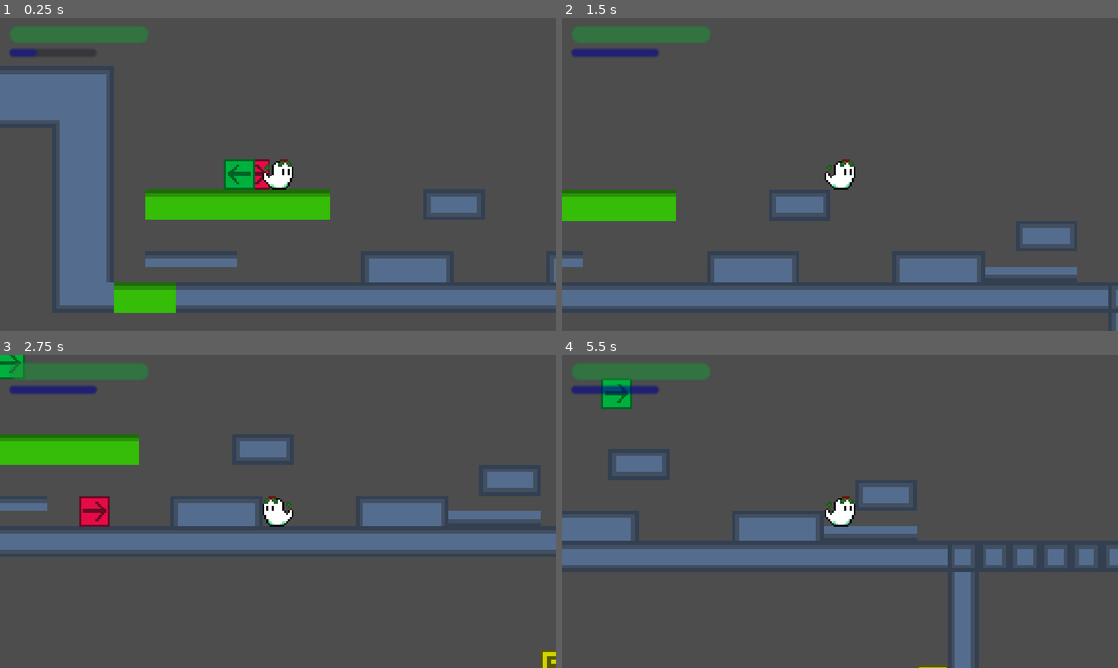
Above: before the commit, frames 1-4 (two rows, left to right).
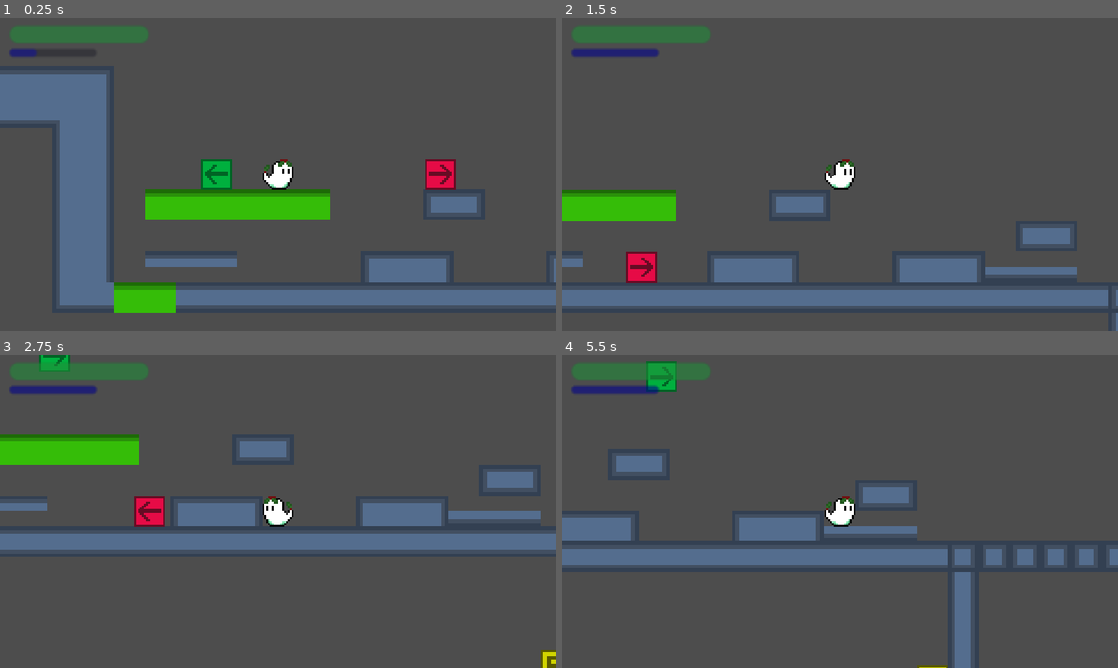
Above: after the commit, the same moments.

Repository: boiledEgg11/mis-tulto-game-project
Game: Godot game, scene res://node_2d.tscn
The game is run twice, just before and just after one commit, with the same random seed, the same clock (stepped at 60 frames per second) and the same inputs.
Inputs (mouse positions are in pixels of both pictures, inside the frame that each line leads up to):
- Up to frame 1 (0.25 s): no input
- Up to frame 2 (1.5 s): tap Enter (ability) at 0.5 s; move the mouse to (962, 158) at 0.52 s; hold Enter (ability) 0.53-1.28 s; hold Right (right) from 0.53 s (still down); click (962, 158) at 0.67 s; tap Up (up) at 0.77, 1.07 s; tap I (i) at 0.8, 1.35 s; move the mouse to (728, 190) at 1.27 s
- Up to frame 3 (2.75 s): tap Up (up) at 1.52, 1.82 s; tap J (j) at 1.55, 2.1 s; move the mouse to (333, 442) at 2.02 s; release Right (right) at 2.03 s; hold Left (left) from 2.03 s (still down); tap L (l) at 2.3 s
- Up to frame 4 (5.5 s): move the mouse to (812, 574) at 2.77 s; release Left (left) at 2.78 s; hold Right (right) 2.78-4.28 s; tap L (l) at 2.85 s; click (812, 574) at 2.92 s; tap Up (up) at 3.02, 3.32, 3.77, 3.8, 4.07, 4.35, 4.52, 4.82 s; tap Space (space) at 3.05 s; move the mouse to (1006, 558) at 3.52 s; hold Space (space) 3.53-4.28 s; move the mouse to (673, 464) at 4.27 s; hold Left (left) 4.28-5.03 s; tap Enter (ability) at 4.55 s; move the mouse to (867, 511) at 5.02 s; hold Right (right) from 5.03 s (still down); hold Enter (ability) from 5.03 s (still down); click (867, 511) at 5.17 s; tap I (i) at 5.3 s

The runs differ from the first frame. In frame 1, 1.6% of the frame differs, in the area x 36-82%, y 45-55%; in frame 2, 0.6%; in frame 3, 1.7%, in the area x 0-30%, y 0-55%; in frame 4, 1.1%.

Commit message:
Added another enemy that is planned to test breaking tiles; can charge to attack. Also tweaked the standered possess movment to be consistent due to being faster upon not pressing any movment keys.

Diff:
--- a/codes/character_body_2d.gd
+++ b/codes/character_body_2d.gd
@@ -18,6 +18,10 @@
 var SAVABLE = false
 var OVERLAPPING_BODIES
 var SAVE_THINGS
+var location
+var DASH_LOCK = false
+var MOVE_LOCK = false
+var ABILITY_LOCK = false
 func _ready() -> void:
 	OVERLAPPING_BODIES = $CrouchExitTestArea.get_overlapping_bodies()
 	$CrouchTestArea/CollisionShape2D.shape.size = Vector2(15.5, 15.5)
@@ -58,6 +62,17 @@
 					velocity.y = STATUS.jump * -4
 				else:
 					velocity.y = STATUS.jump * 1.5
+		"EXPLOSIVE":
+			ABILITY_LOCK = true
+			$ExtraAttack/CollisionShape2D.disabled = false
+			if $Sprite2D.flip_h:
+				$ExtraAttack/CollisionShape2D.position = Vector2(-10, 0)
+			if not $Sprite2D.flip_h:
+				$ExtraAttack/CollisionShape2D.position = Vector2(10, 0)
+			await get_tree().create_timer(0.5).timeout
+			$ExtraAttack/CollisionShape2D.disabled = true
+			$ExtraAttack/CollisionShape2D.position = Vector2(0, 0)
+			ABILITY_LOCK = false
 	if ability != "None":
 		$DashRecover.value = 0
 func _save():
@@ -118,6 +133,49 @@
 					velocity.x = move_toward(velocity.x, 0, STATUS.slide)
 					direction = 0
 				$Sprite2D.texture = load(Autoloads.POSSESS_SPRITE)
+			"EXPLOSIVE":
+				if not is_on_floor():
+					STATUS.slide = 2
+					STATUS.damage_multiplier = -1.2
+				else:
+					STATUS.slide = 30
+					STATUS.damage_multiplier = -1
+				if not is_on_floor():
+					if Input.is_action_pressed("down"):
+						velocity += get_gravity() * delta * 2.5
+					else:
+						velocity += get_gravity() * delta * 1.5
+				if not Input.is_action_pressed("space"):
+					$DashRecover.value = 0
+					DASH_LOCK = true
+					MOVE_LOCK = false
+				else:
+					velocity.x = move_toward(velocity.x, 0, STATUS.slide)
+					if $DashRecover.value == 60:
+						_ability_use(Autoloads.POSSESS_ABILITY)
+					DASH_LOCK = false
+					MOVE_LOCK = true
+				direction = Input.get_axis("left", "right")
+				if not MOVE_LOCK or not ABILITY_LOCK:
+					if direction > 0:
+						$Sprite2D.flip_h = false
+					if direction < 0:
+						$Sprite2D.flip_h = true
+					if is_on_floor():
+						if Input.is_action_just_pressed("up"):
+							velocity.x = 0
+							velocity.y = STATUS.jump
+					if direction and not Input.is_action_pressed("space"):
+						if (velocity.x < (STATUS.speed * -1) and direction == -1) or (velocity.x > STATUS.speed and direction == 1):
+							velocity.x += direction * delta * STATUS.speed / 20
+						else:
+							velocity.x = direction * STATUS.speed
+					else:
+						velocity.x = move_toward(velocity.x, 0, STATUS.slide)
+						direction = 0
+					if ABILITY_LOCK:
+						velocity.x = move_toward(velocity.x, 0, STATUS.slide)
+				$Sprite2D.texture = load(Autoloads.POSSESS_SPRITE)
 			_:
 				direction = Input.get_axis("left", "right")
 				if direction > 0:
@@ -125,7 +183,7 @@
 				if direction < 0:
 					$Sprite2D.flip_h = true
 				if not is_on_floor():
-					STATUS.slide = -10
+					STATUS.slide = 2
 					STATUS.damage_multiplier = -1.2
 				else:
 					STATUS.slide = 30
@@ -137,21 +195,27 @@
 						velocity += get_gravity() * delta * 1.5
 				if is_on_floor():
 					if Input.is_action_just_pressed("up"):
+						velocity.x = 0
 						velocity.y = STATUS.jump
-				if direction:
-					if direction != velocity.x / STATUS.speed and abs(velocity.x) < STATUS.speed* velocity.x:
-						velocity.x = direction * delta / 256
-					else:
-						velocity.x = move_toward(velocity.x, 0, STATUS.slide)
-						velocity.x = STATUS.speed * direction
+				if direction and not Input.is_action_pressed("space"):
+					if (velocity.x < (STATUS.speed * -1) and direction == -1) or (velocity.x > STATUS.speed and direction == 1):
+						velocity.x += direction * delta * STATUS.speed / 20
+					else:
+						velocity.x = direction * STATUS.speed
+				else:
+					velocity.x = move_toward(velocity.x, 0, STATUS.slide)
+					direction = 0
 				$Sprite2D.texture = load(Autoloads.POSSESS_SPRITE)
+
 		if Input.is_action_just_pressed("ability") or Autoloads.POSSESS_AMOUNT > 1:
 			Autoloads.POSSESS_AMOUNT = 0
 			Autoloads.PLAYER_POSSESS_STOP = true
 			Autoloads.PLAYER_POSSESSING = false
+			DASH_LOCK = false
 			STATUS = {"speed": 120, "jump": -400, "damage_multiplier": -1, "slide": 0, "hitbox_x": 15.5, "hitbox_y": 15.5, "air_speed": 100}
 			_health_process(0)
 	if not Autoloads.PLAYER_POSSESSING:
+		DASH_LOCK = false
 		if INVINCIBLE:
 			$DamageCollision/PlayerDamageCollision.shape.size = Vector2(0, 0)
 		if not DASH_MOVE:
@@ -267,7 +331,8 @@
 		$PossessArea/PossessShape.disabled = true
 
 func _dash_recover_process(delta:float) -> void:
-	$DashRecover.value += delta * 1
+	if not DASH_LOCK:
+		$DashRecover.value += delta * 1
 
 func _on_crouch_exit_test_area_body_exited(body) -> void:
 	if body.is_in_group("tile"):
--- /dev/null
+++ b/codes/enemy_test_3.gd
@@ -0,0 +1,73 @@
+extends CharacterBody2D
+var direction = -1
+var health = 1
+var possess_health = 0
+var SLIDE
+var INVINCIBLE = false
+var POSSESSED = false
+var STATUS = {"speed": 85, "jump": -350, "slide": 60, "damage_multiplier": -0.8, "hitbox_y": 15.5, "hitbox_x": 15.5, "air_speed": 100}
+func _ready() -> void:
+	$EnemyArea/CollisionShape2D.disabled = false
+func _physics_process(delta: float) -> void:
+	if possess_health > health and health != 0:
+		possess_health = health
+	move_and_slide()
+	if possess_health > 0:
+		POSSESSED = false
+		velocity.x = direction * STATUS.speed
+		$EnemyArea/CollisionShape2D.disabled = false
+		$Sprite2D.visible = true
+		if not is_on_floor():
+				velocity += get_gravity() * delta * 1.5
+	if possess_health == -1:
+			INVINCIBLE = true
+			POSSESSED = true
+			position.x = Autoloads.PLAYER_POSITION_X
+			position.y = Autoloads.PLAYER_POSITION_Y
+			$EnemyArea/CollisionShape2D.disabled = true
+			$Sprite2D.visible = false
+			if Autoloads.PLAYER_POSSESS_STOP:
+				_possess_stop()
+func _on_left_collision_check_body_entered(body: Node2D) -> void:
+	direction = 1
+	$Sprite2D.flip_h = false
+func _on_right_collision_check_body_entered(body: Node2D) -> void:
+	direction = -1
+	$Sprite2D.flip_h = true
+func _on_enemy_area_area_entered(area) -> void:
+	if not INVINCIBLE:
+		if area.name == "AttackCollision":
+			health -= 1
+		if area.name == "ExtraAttack":
+			health -= 5
+		if area.name == "PossessArea":
+			possess_health -= 1
+func _possess_stop() -> void:
+	Autoloads.PLAYER_POSSESS_STOP = false
+	possess_health = 1
+	velocity.y = -100
+	velocity.x = 0
+	health = 1
+	await get_tree().create_timer(1).timeout
+	INVINCIBLE = false
+func _process(delta: float) -> void:
+	if not Autoloads.PLAYER_POSSESSING and POSSESSED:
+		_possess_stop()
+	if Autoloads.POSSESS_AMOUNT > 1:
+		_possess_stop()
+	if health == 0:
+		queue_free()
+	if Autoloads.POSSESS_AMOUNT > 1:
+		_possess_stop()
+	if health < 0:
+		queue_free()
+	if possess_health == 0:
+		Autoloads.POSSESS_AMOUNT += 1
+		Autoloads.POSSESS_ABILITY = "EXPLOSIVE"
+		Autoloads.POSSESS_ENEMY = "EXPLOSIVE_ENEMY"
+		Autoloads.POSSESS_STATUS = STATUS
+		possess_health = -1
+		Autoloads.POSSESS_SPRITE = "res://assets/placeholder_enemy.png"
+		Autoloads.PLAYER_POSSESSING = true
+		velocity.x = 0
+		velocity.y = 0
--- a/codes/rigid_body_2d.gd
+++ b/codes/rigid_body_2d.gd
@@ -1,7 +1,7 @@
 extends CharacterBody2D
 var direction = -1
 var health = 1
-var possess_health = 0
+var possess_health = 1
 var SLIDE
 var INVINCIBLE = false
 var POSSESSED = false
@@ -38,6 +38,8 @@
 	if not INVINCIBLE:
 		if area.name == "AttackCollision":
 			health -= 1
+		if area.name == "ExtraAttack":
+			health -= 5
 		if area.name == "PossessArea":
 			possess_health -= 1
 func _possess_stop() -> void:
@@ -51,15 +53,13 @@
 func _process(delta: float) -> void:
 	if not Autoloads.PLAYER_POSSESSING and POSSESSED:
 		_possess_stop()
-	if $Sprite2D.visible == false:
-		print("invis")
 	if Autoloads.POSSESS_AMOUNT > 1:
 		_possess_stop()
 	if health == 0:
 		queue_free()
 	if Autoloads.POSSESS_AMOUNT > 1:
 		_possess_stop()
-	if health == 0:
+	if health < 0:
 		queue_free()
 	if possess_health == 0:
 		Autoloads.POSSESS_AMOUNT += 1
--- a/codes/testenemy2.gd
+++ b/codes/testenemy2.gd
@@ -1,7 +1,7 @@
 extends CharacterBody2D
 var direction = -1
 var health = 1
-var possess_health = 0
+var possess_health = 1
 var SLIDE
 var POSSESSED = false
 var INVINCIBLE = false
@@ -46,6 +46,8 @@
 	if not INVINCIBLE:
 		if area.name == "AttackCollision":
 			health -= 1
+		if area.name == "ExtraAttack":
+			health -= 5
 		if area.name == "PossessArea":
 			possess_health -= 1
 func _possess_stop() -> void:
@@ -59,15 +61,13 @@
 func _process(delta: float) -> void:
 	if not Autoloads.PLAYER_POSSESSING and POSSESSED:
 		_possess_stop()
-	if $Sprite2D.visible == false:
-		print("invis")
 	if Autoloads.POSSESS_AMOUNT > 1:
 		_possess_stop()
 	if health == 0:
 		queue_free()
 	if Autoloads.POSSESS_AMOUNT > 1:
 		_possess_stop()
-	if health == 0:
+	if health < 0:
 		queue_free()
 	if possess_health == 0:
 		Autoloads.PLAYER_POSSESSING = true
--- a/project.godot
+++ b/project.godot
@@ -37,6 +37,7 @@
 float=""
 tile=""
 save=""
+SAVE=""
 
 [input]
 
Not shown, added: codes/enemy_test_3.gd.uid
